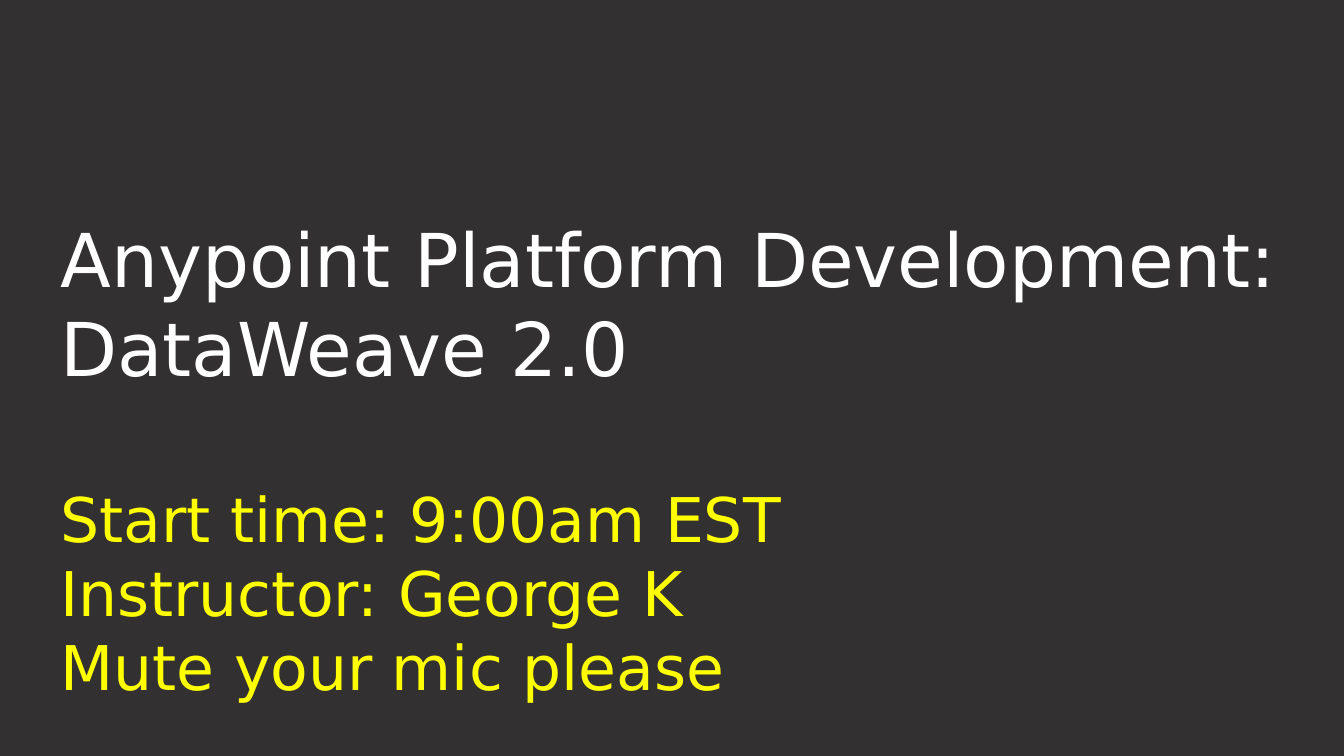
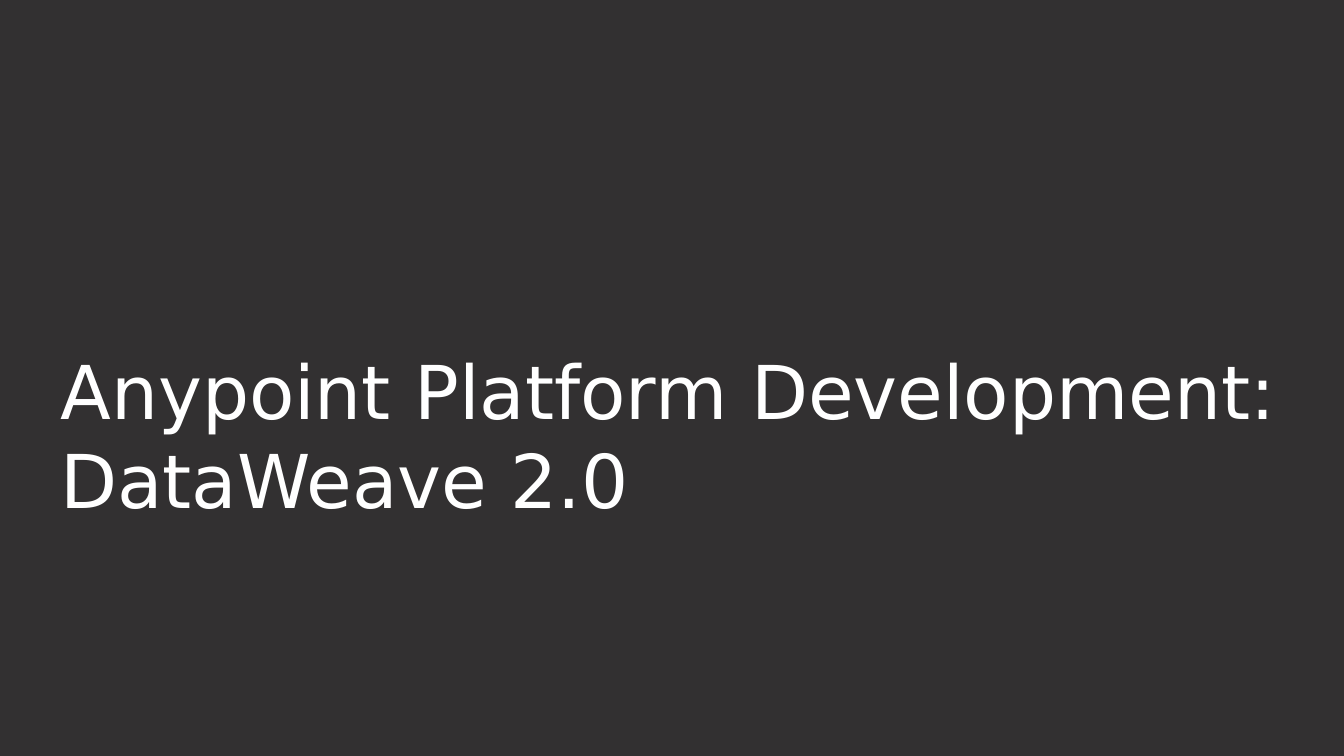
Before and after one commit to georgekwi/manual, a slide deck: slide 1 of slides/intro.pptx. Drawn at 1344x756 pixels with LibreOffice and Linux fonts; fonts in the diff are those of the drawing; background and template pictures are left out. Boxes give left, top, right and bottom in pixels: in the first picture for what was removed or moved away, otherwise in the second. Text is boxed around its words. In the diff, an @@ line names an element or a change of style, - is before the commit and + after.

```diff
--- a/slides/intro.pptx
+++ b/slides/intro.pptx
@@ title at [60,362,1275,509]: text changed; size 44 to 53 pt; text colour #FFFF00 to #FFFFFF @@
-Anypoint Platform Development: DataWeave 2.0
-Start time: 9:00am EST
-Instructor: George K
-Mute your mic please
+Anypoint Platform Development: DataWeave 2.0
```
Also in this commit, not shown: 5 other slides changed.
